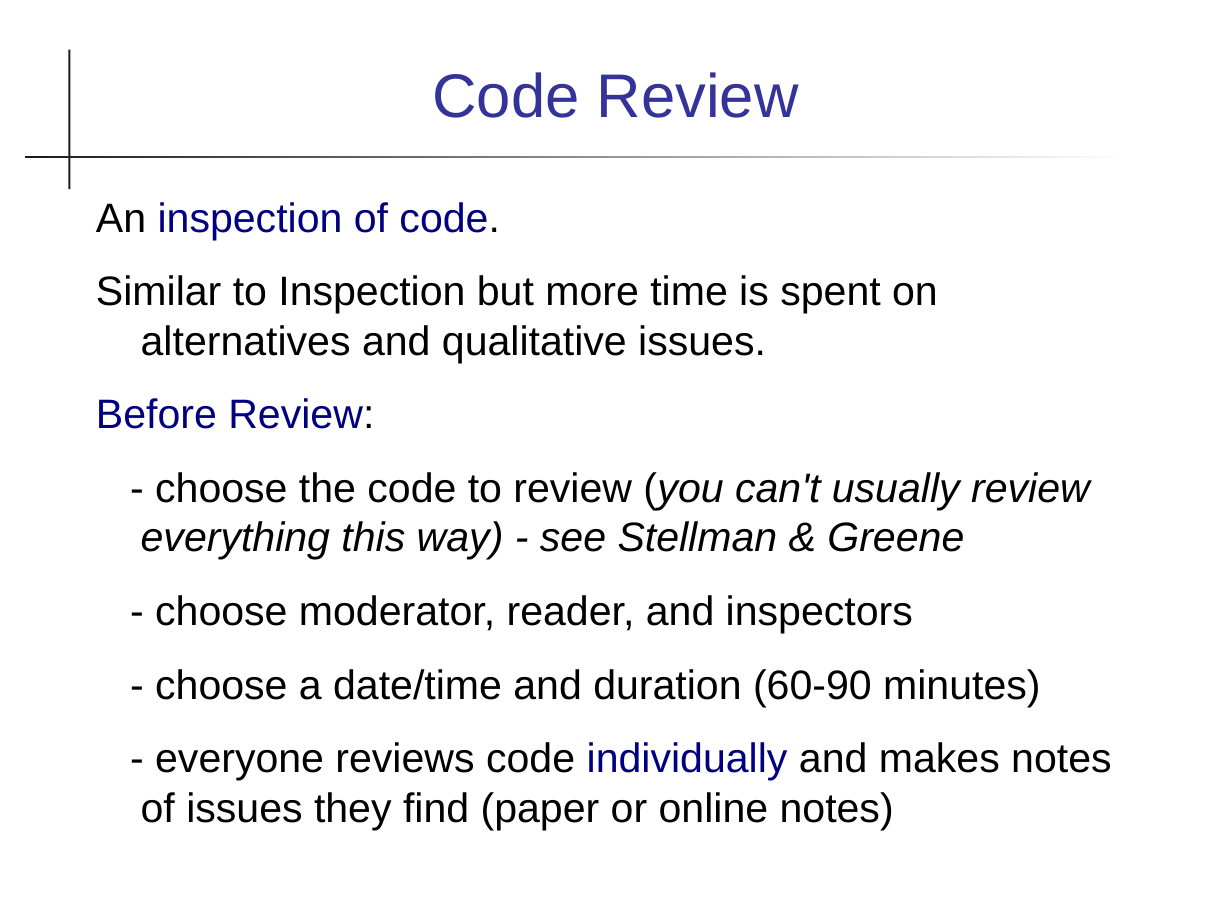
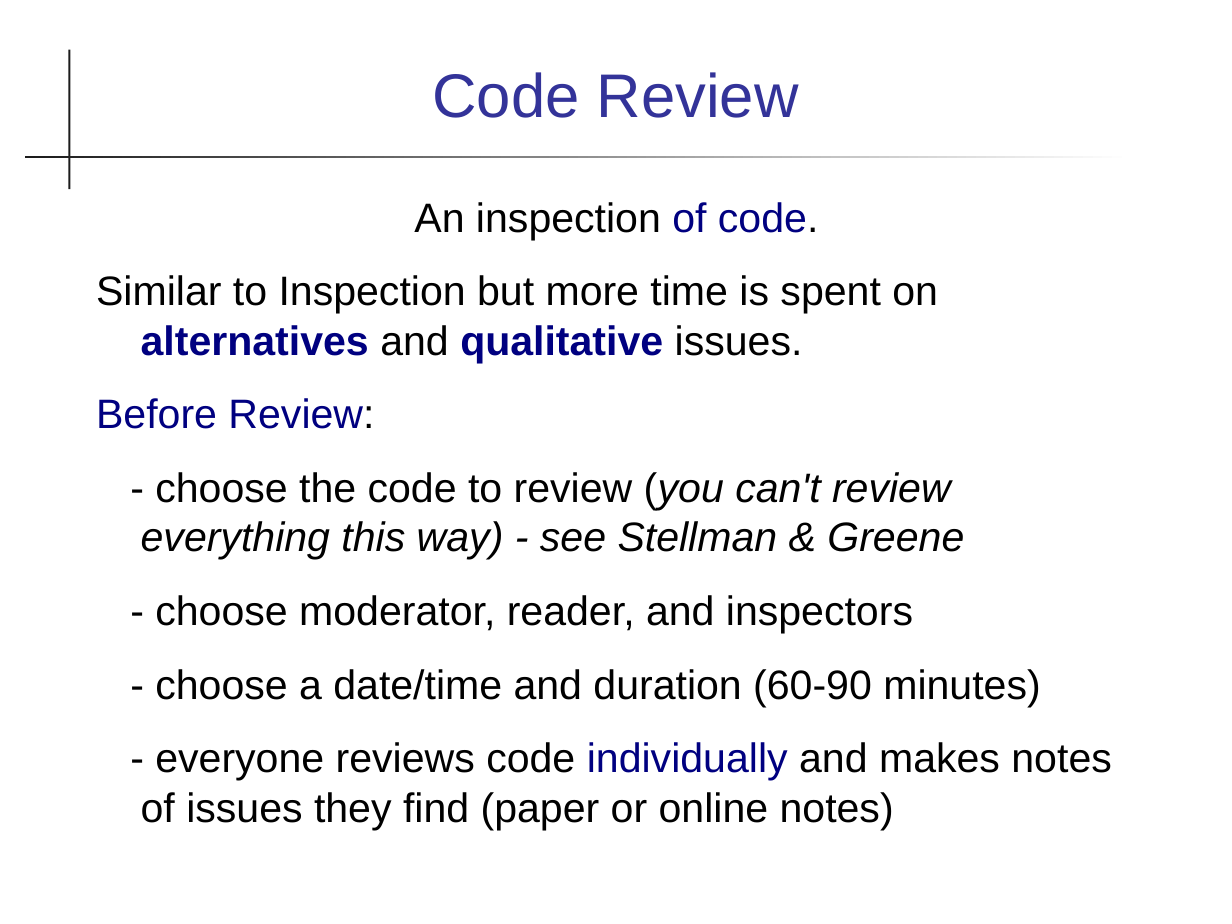
Before and after one commit to cpske/ISP, a slide deck: slide 17 of code-review/Reviews.ppt. Drawn at 1232x924 pixels with LibreOffice and Linux fonts; fonts in the diff are those of the drawing. Boxes give left, top, right and bottom in pixels: in the first picture for what was removed or moved away, otherwise in the second. Text is boxed around its words. In the diff, an @@ line names an element or a change of style, - is before the commit and + after.

Commit message:
update material on code review

```diff
--- a/code-review/Reviews.ppt
+++ b/code-review/Reviews.ppt
@@ text at <box>96,202,1111,830</box>: text colour #000080 to #000000 in "inspection"; text colour #000000 to #000080, bold on in "alternatives qualitative"; alignment left to centre @@
@@ text at <box>141,472,964,560</box>: text changed @@
-- choose the code to review (you can't usually review everything this way) - see Stellman & Greene
+- choose the code to review (you can't review everything this way) - see Stellman & Greene
```
Also in this commit, not shown: 10 other slides changed, 9 other files.
